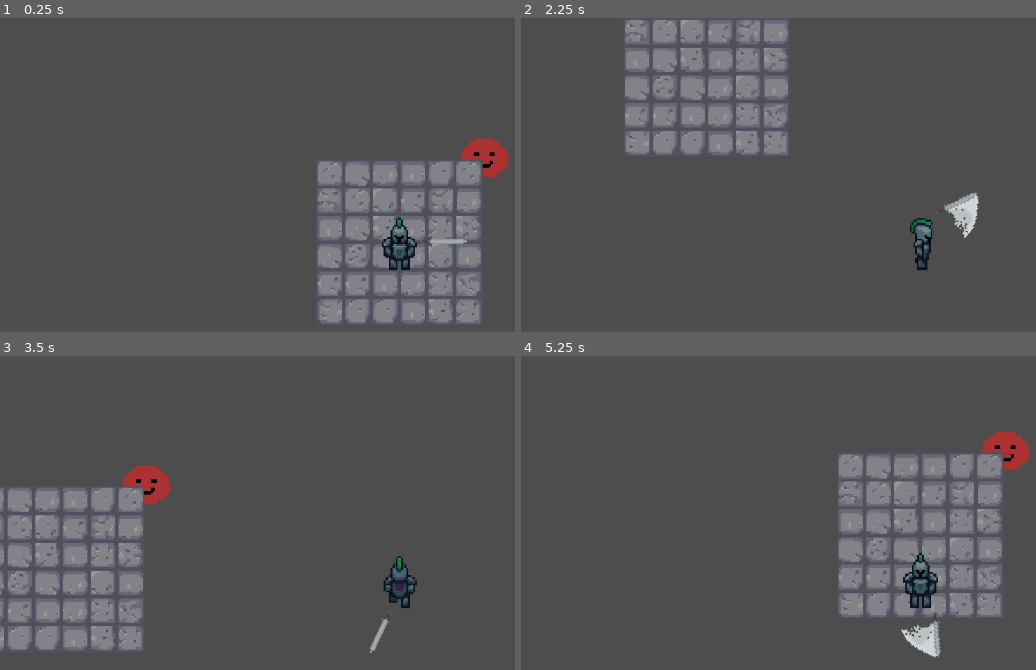
Above: before the commit, frames 1-4 (two rows, left to right).
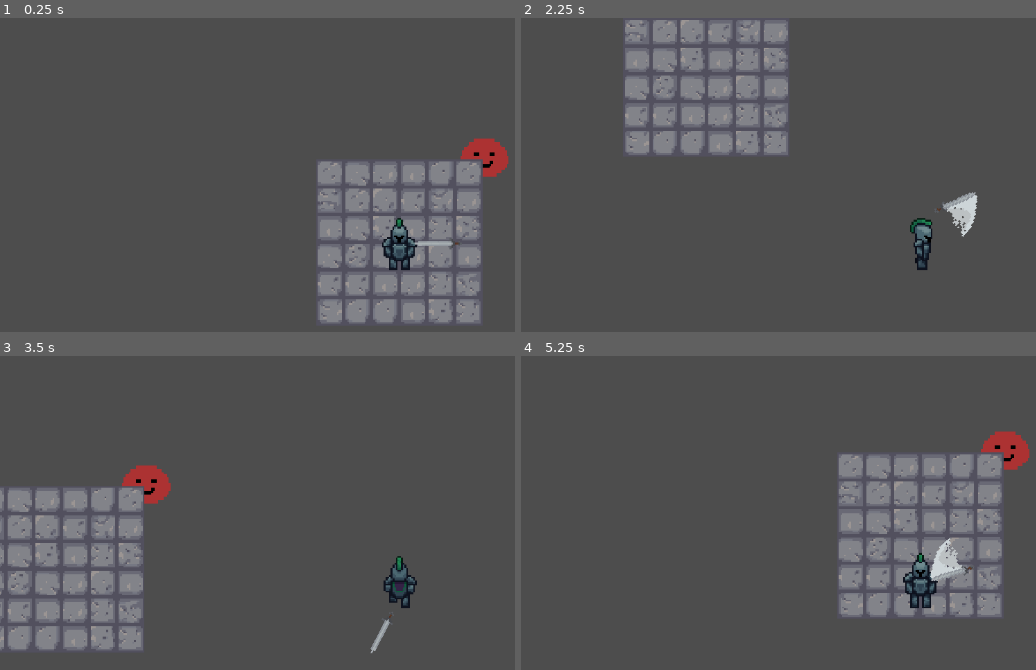
Above: after the commit, the same moments.

Repository: DyslexicWolf/HackNSlashing
Game: Godot game, scene res://Scenes/game.tscn
Same seed, same stepped clock (60 frames per second), same inputs: the game is played once before the commit and once after it.
Inputs (mouse positions are in pixels of both pictures, inside the frame that each line leads up to):
- Up to frame 1 (0.25 s): no input
- Up to frame 2 (2.25 s): move the mouse to (outside the picture) at 0.52 s; press the mouse at (outside the picture) at 0.53 s; hold D (move_right) 0.53-1.28 s; move the mouse to (763, 266) at 1.27 s; release the mouse at (763, 266) at 1.28 s; hold S (move_down) 1.28-2.03 s; click (763, 266) at 1.35 s; move the mouse to (999, 143) at 2.02 s; press the mouse at (999, 143) at 2.03 s; hold D (move_right) from 2.03 s (still down)
- Up to frame 3 (3.5 s): move the mouse to (outside the picture) at 2.77 s; release D (move_right) at 2.78 s; release the mouse at (outside the picture) at 2.78 s; hold W (move_up) from 2.78 s (still down); click (outside the picture) at 2.85 s
- Up to frame 4 (5.25 s): move the mouse to (outside the picture) at 3.52 s; release W (move_up) at 3.53 s; press the mouse at (outside the picture) at 3.53 s; hold A (move_left) 3.53-5.03 s; move the mouse to (680, 513) at 4.27 s; release the mouse at (680, 513) at 4.28 s; click (680, 513) at 4.35 s; move the mouse to (958, 578) at 5.02 s; press the mouse at (958, 578) at 5.03 s; hold S (move_down) from 5.03 s (still down)

The runs differ from the first frame. In frame 1, 0.2% of the frame differs, in the area x 80-91%, y 69-74%; in frame 2, 0.3%; in frame 3, 0.1%; in frame 4, 1.0%, in the area x 73-88%, y 57-96%.

Commit message:
Fixed sword visual glitch

Diff:
--- a/hacknslashing/Components/sword.tscn
+++ b/hacknslashing/Components/sword.tscn
@@ -91,13 +91,13 @@
 script = ExtResource("1_4s73l")
 
 [node name="AnimatedSprite2D" type="AnimatedSprite2D" parent="."]
+position = Vector2(0, -13)
 sprite_frames = SubResource("SpriteFrames_d6wag")
-animation = &"attack"
+animation = &"idle"
 autoplay = "idle"
-frame = 5
-frame_progress = 1.0
 
 [node name="HitBox" type="Area2D" parent="."]
+position = Vector2(0, -13)
 collision_mask = 0
 script = ExtResource("3_4s73l")
 
--- a/hacknslashing/Scripts/sword.gd
+++ b/hacknslashing/Scripts/sword.gd
@@ -7,7 +7,7 @@
 
 func _ready() -> void:
 	weapon_animated_sprite = $AnimatedSprite2D
-	weapon_collisionpolygon = $HitBox/CollisionPolygon2D
+	weapon_hitbox = $HitBox
 	super.preload_variables()
 
 func _physics_process(delta: float) -> void:
--- a/hacknslashing/Scripts/weapon.gd
+++ b/hacknslashing/Scripts/weapon.gd
@@ -4,7 +4,8 @@
 #set these variables in the init function in the child class
 var weapon_animated_sprite = null
 var attack_cooldown_timer: Timer = null
-var weapon_collisionpolygon = null
+var weapon_hitbox = null
+var player_object = null
 
 # Width of the oval
 var weapon_distance_x: int
@@ -28,6 +29,7 @@
 
 #call this in _ready function in child classes
 func preload_variables() -> void:
+	player_object = get_parent()
 	attack_cooldown_timer = Timer.new()
 	add_child(attack_cooldown_timer)
 	attack_cooldown_timer.one_shot = true
@@ -43,24 +45,29 @@
 		is_attacking = true
 		can_attack = false
 		attack_cooldown_timer.start()
-		weapon_collisionpolygon.disabled = false
+		weapon_hitbox.monitoring = true
+		weapon_hitbox.monitorable = true
 		weapon_animated_sprite.play("attack")
 	elif !is_attacking:
 		weapon_animated_sprite.play("idle")
 
 func on_animation_finished() -> void:
 	if weapon_animated_sprite.animation == "attack":
-		weapon_collisionpolygon.disabled = true
+		weapon_hitbox.monitoring = false
+		weapon_hitbox.monitorable = false
 		is_attacking = false
 
 func get_animation_specifics():
 	var mouse_position = get_global_mouse_position()
 	# Calculate the direction vector from the player to the mouse
-	var direction = (mouse_position - global_position).normalized()
+	var direction = (mouse_position - player_object.position).normalized()
 	var angle = direction.angle()
 
 	#make the sword look at the mouse position
-	self.look_at(get_global_mouse_position())
-	self.rotate(PI/2)
+	weapon_animated_sprite.look_at(get_global_mouse_position())
+	weapon_hitbox.look_at(get_global_mouse_position())
+	weapon_animated_sprite.rotate(PI/2)
+	weapon_hitbox.rotate(PI/2)
 	# Calculate the new position of the sword based on the angle
-	self.position = Vector2(cos(angle) * weapon_distance_x, sin(angle) * weapon_distance_y)
+	weapon_animated_sprite.position = Vector2(cos(angle) * weapon_distance_x, sin(angle) * weapon_distance_y)
+	weapon_hitbox.position = Vector2(cos(angle) * weapon_distance_x, sin(angle) * weapon_distance_y)
